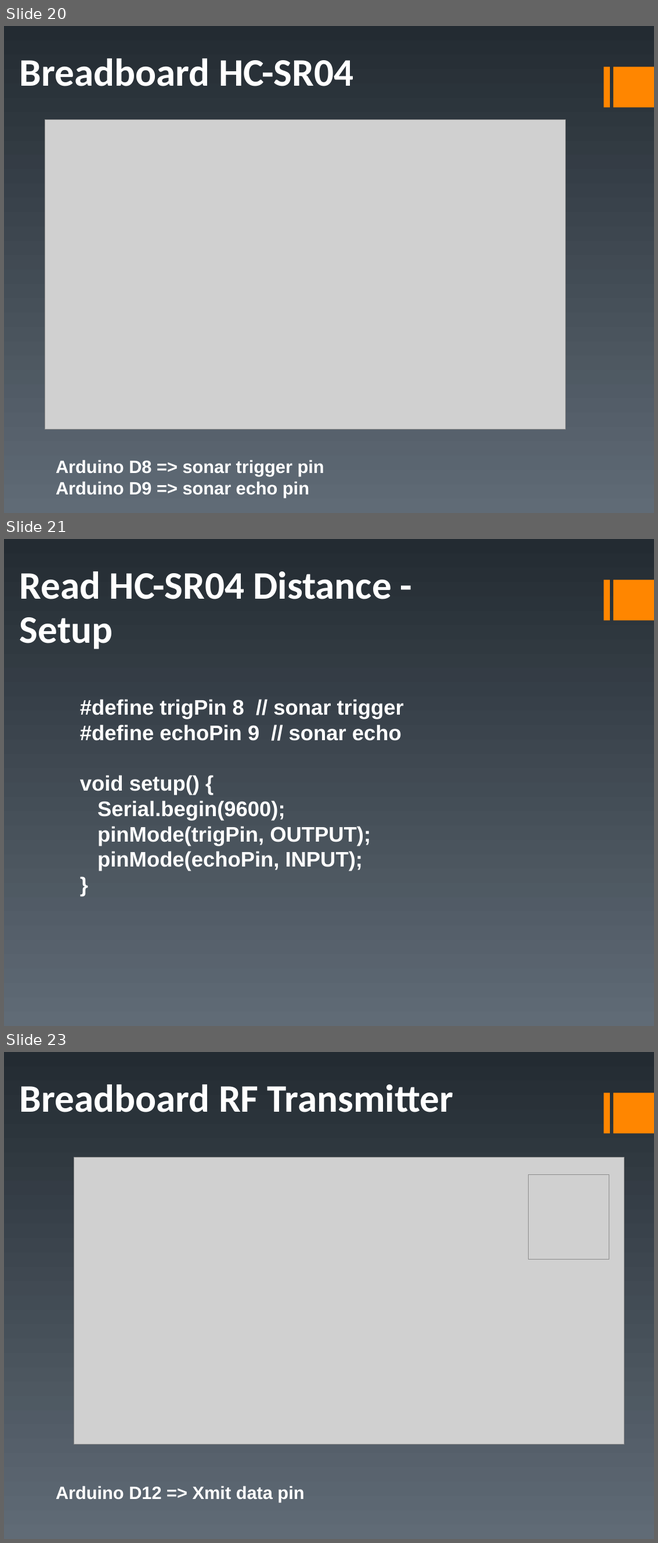
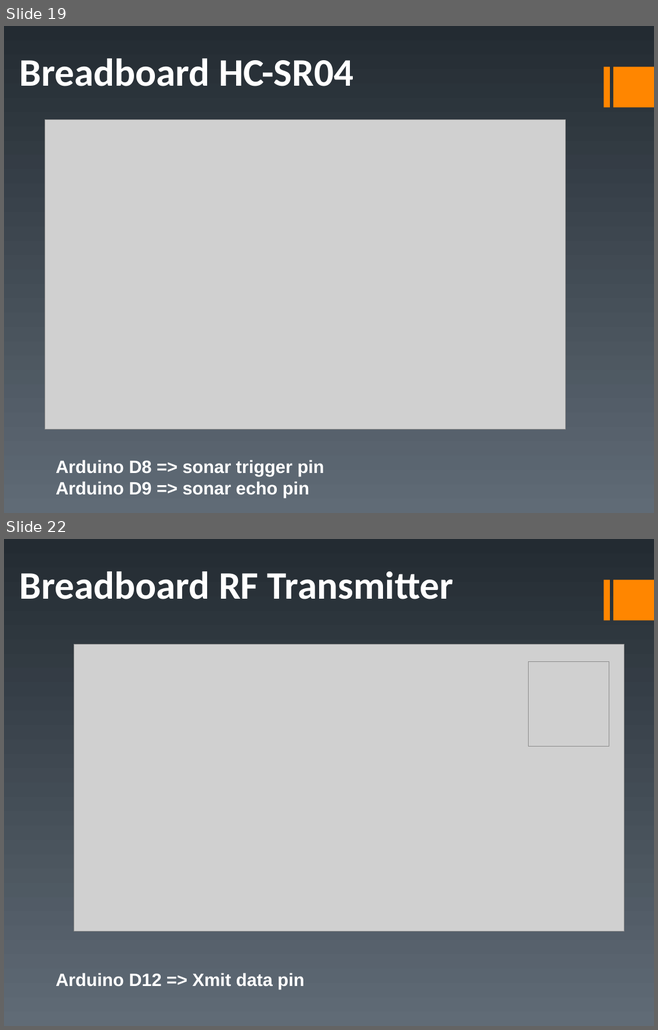
Before and after one commit to fwin-dev/arduino_sonar_web_api, a slide deck: examples/duinofest.ppt. Shown one above the other, each under a label of ours: slides 20, 21 and 23 before the commit, slides 19 and 22 after it; the slides between them are not shown. The pictures are 658x1543 and 658x1030 pixels, drawn with LibreOffice and Linux fonts; fonts in the diff are those of the drawing; grey boxes stand for pictures. Boxes give left, top, right and bottom in pixels: in the first picture for what was removed or moved away, otherwise in the second. Text is boxed around its words. In the diff, an @@ line names an element or a change of style, - is before the commit and + after.

```diff
--- a/examples/duinofest.ppt
+++ b/examples/duinofest.ppt
@@ slide 21 removed at bbox=[4, 539, 654, 1026], background gradient #232B32 to #606B76; not listed: 2 template elements that a slide beside it also shows @@
@@ text removed at bbox=[20, 571, 391, 649] @@
-Read HC-SR04 Distance -
-Setup
@@ text removed at bbox=[80, 699, 404, 871] @@
-#define trigPin 8 // sonar trigger
-#define echoPin 9 // sonar echo
-void setup() {
-Serial.begin(9600);
-pinMode(trigPin, OUTPUT);
-pinMode(echoPin, INPUT);
-}
@@ what was slide 20 is now slide 19 @@
@@ what was slide 23 is now slide 22 @@
```
Also in this commit, not shown: 10 slides changed, 2 slides added, 2 other slides removed, 4 other files.
